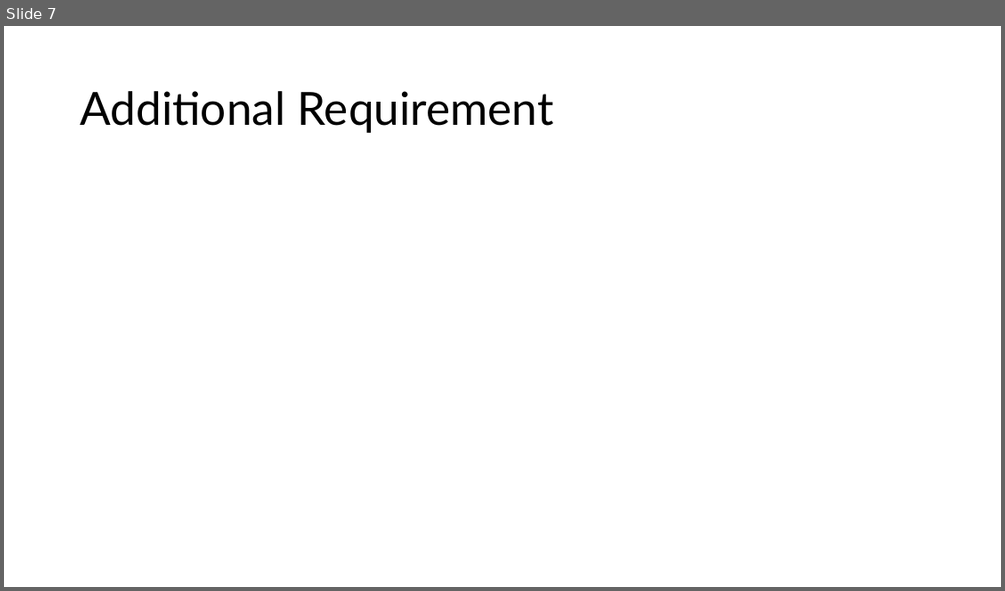
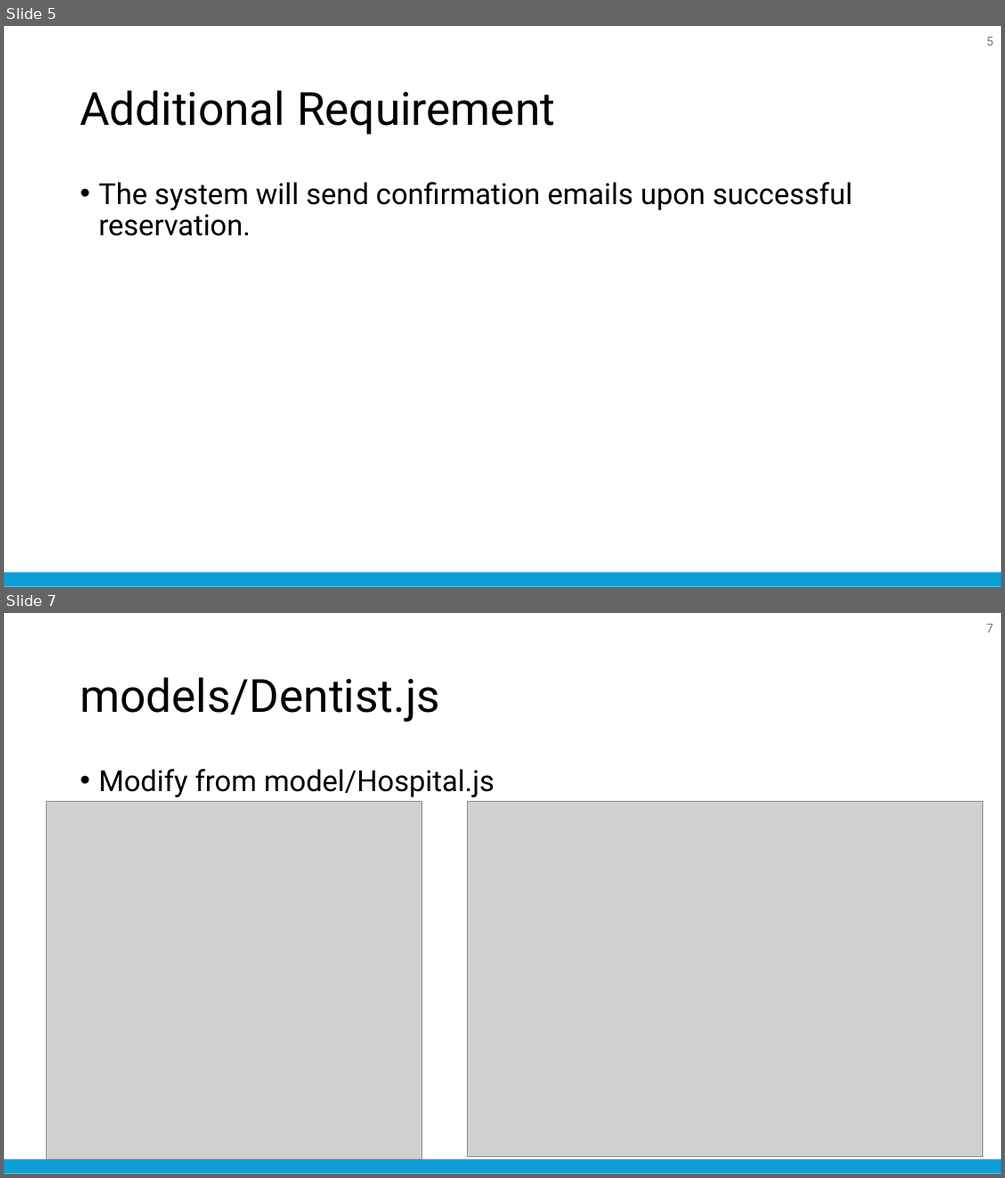
Before and after one commit to nattapong232/DentistBooking, a slide deck: SRS.pptx. Shown one above the other, each under a label of ours: slide 7 before the commit, slides 5 and 7 after it; the slides between them are not shown. The pictures are 1005x591 and 1005x1178 pixels, drawn with LibreOffice and Linux fonts; fonts in the diff are those of the drawing; grey boxes stand for pictures. Boxes give left, top, right and bottom in pixels: in the first picture for what was removed or moved away, otherwise in the second. Text is boxed around its words. In the diff, an @@ line names an element or a change of style, - is before the commit and + after.

```diff
--- a/SRS.pptx
+++ b/SRS.pptx
@@ slide 7 added at [4,613,1001,1174], background #FFFFFF; not listed: 1 template element that a slide beside it also shows @@
@@ page number added at [987,624,994,633], 12 pt, text #797979 @@
+7
@@ title added at [80,677,439,722], 44 pt, text #000000 @@
+models/Dentist.js
@@ text added at [98,769,494,797], 28 pt, text #000000 @@
+• Modify from model/Hospital.js
@@ picture added at [47,801,422,1159] @@
@@ picture added at [468,801,983,1157] @@
@@ what was slide 7 is now slide 5 @@
@@ slide 5 changed as well @@
@@ page number added at [987,37,994,46], 12 pt, text #797979 @@
+5
@@ title "Additional Requirement" at [80,90,555,135]: font Lato to Roboto @@
@@ text added at [98,182,852,236], 28 pt, text #000000 @@
+• The system will send confirmation emails upon successful reservation.
@@ rounded rectangle added at [4,572,1001,586], fill #0E9ED5 @@
```
Also in this commit, not shown: 6 other slides changed, 12 other slides added, 3 slides removed, 12 other files.
